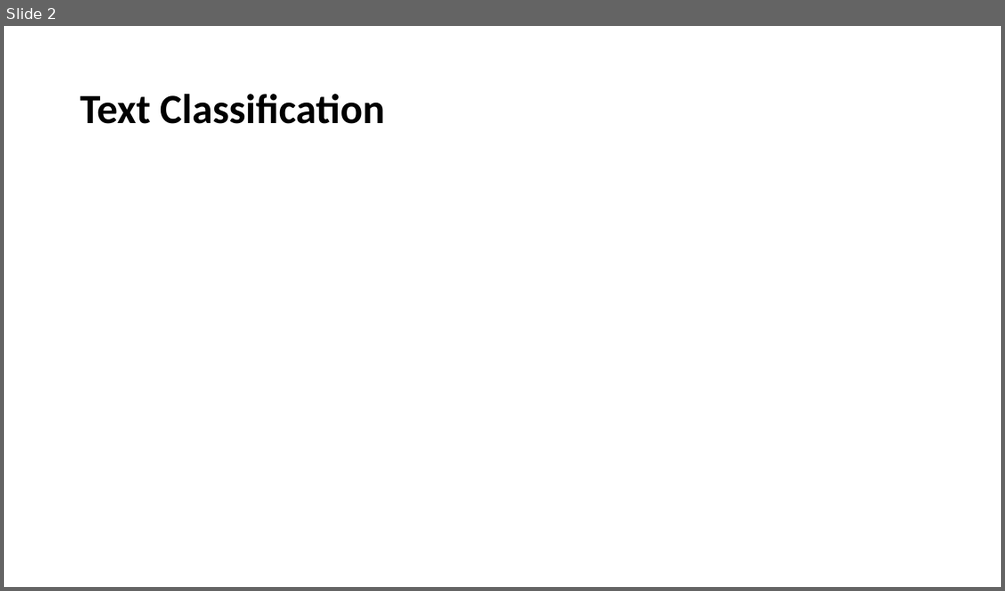
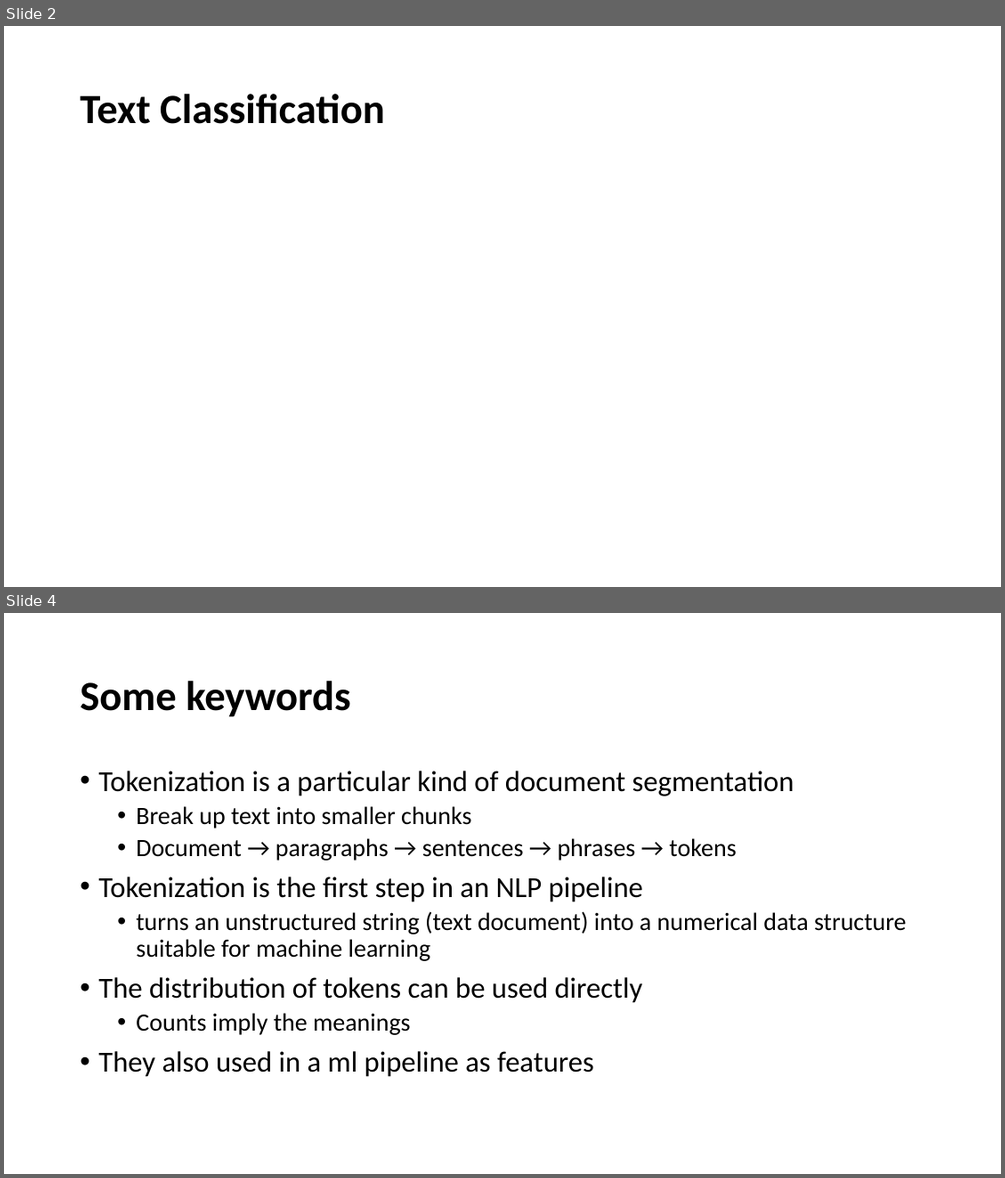
Before and after one commit to YeabinMoonEcon/BUS211, a slide deck: BUS243_NLP/lecture_notes/Lecture2.pptx. Shown one above the other, each under a label of ours: slide 2 before the commit, slides 2 and 4 after it; the slides between them are not shown. The pictures are 1005x591 and 1005x1178 pixels, drawn with LibreOffice and Linux fonts; fonts in the diff are those of the drawing; grey boxes stand for pictures. Boxes give left, top, right and bottom in pixels: in the first picture for what was removed or moved away, otherwise in the second. Text is boxed around its words. In the diff, an @@ line names an element or a change of style, - is before the commit and + after.

```diff
--- a/BUS243_NLP/lecture_notes/Lecture2.pptx
+++ b/BUS243_NLP/lecture_notes/Lecture2.pptx
@@ slide 4 added at (4,613,1001,1174), background #FFFFFF @@
@@ title added at (80,681,350,717), 40 pt, text #000000, bold @@
+Some keywords
@@ text added at (98,771,906,1077), 24 pt, text #000000 @@
+• Tokenization is a particular kind of document segmentation
+  • Break up text into smaller chunks
+  • Document → paragraphs → sentences → phrases → tokens
+• Tokenization is the first step in an NLP pipeline
+  • turns an unstructured string (text document) into a numerical data structure suitable for machine learning
+• The distribution of tokens can be used directly
+  • Counts imply the meanings
+• They also used in a ml pipeline as features
```
Also in this commit, not shown: 1 slide changed, 8 other slides added, 1 other file.
